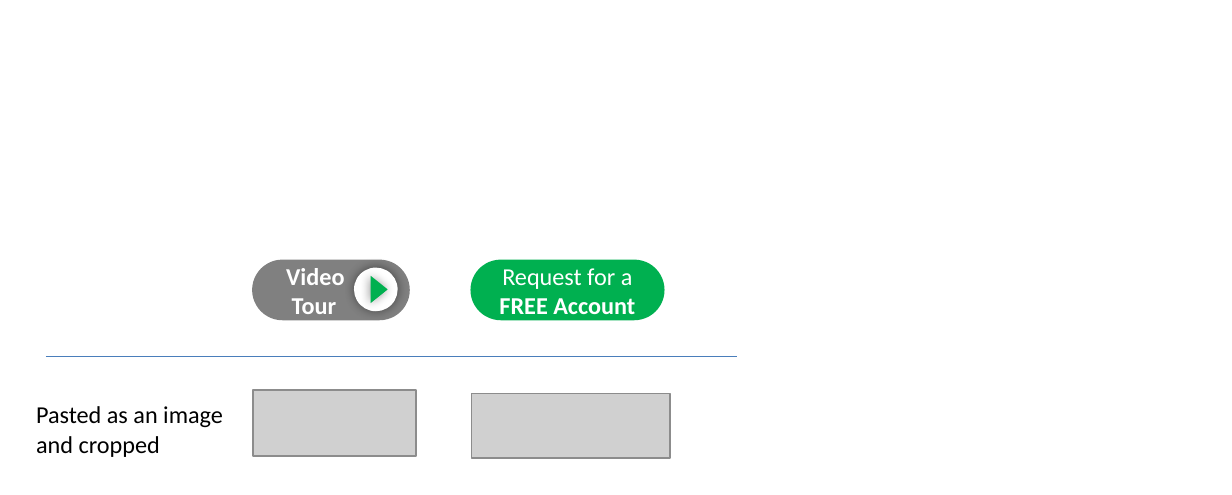
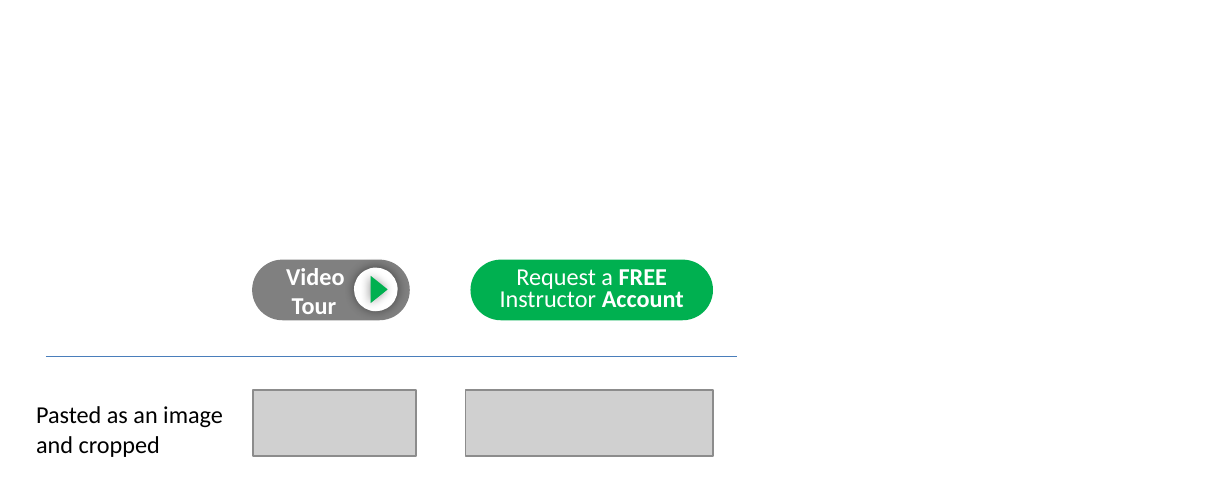
Before and after one commit to TEAMMATES/teammates, a slide deck: slide 2 of doc/mockups/homepage image.pptx. Drawn at 1232x495 pixels with LibreOffice and Linux fonts; fonts in the diff are those of the drawing; grey boxes stand for pictures. Boxes give left, top, right and bottom in pixels: in the first picture for what was removed or moved away, otherwise in the second. Text is boxed around its words. In the diff, an @@ line names an element or a change of style, - is before the commit and + after.

Commit message:
Issue 1120: home page: rename button to 'Request FREE Instructor Account' Update Issue 1120
Former-commit-id: 64b58fe0b64c9f8006b4bd8974a0e3a8c413f9ec
Former-commit-id: b88314e5d7c7d79b4fc893773109c73b64bd7e05
Former-commit-id: e7d5af13179d668393fb8e2964ed5eca970e9b0e

```diff
--- a/doc/mockups/homepage image.pptx
+++ b/doc/mockups/homepage image.pptx
@@ rounded rectangle "Request a FREE Instructor Account": place and size @@
-rounded rectangle "Request a FREE Instructor Account" at box(470, 259, 663, 320)
+rounded rectangle "Request a FREE Instructor Account" at box(470, 259, 713, 320)
@@ text in rounded rectangle at box(500, 269, 684, 307): text changed @@
-Request for a FREE Account
+Request a FREE Instructor Account
@@ picture: place and size @@
-picture at box(471, 393, 671, 457)
+picture at box(465, 390, 713, 455)
```
Also in this commit, not shown: 1 other file.
